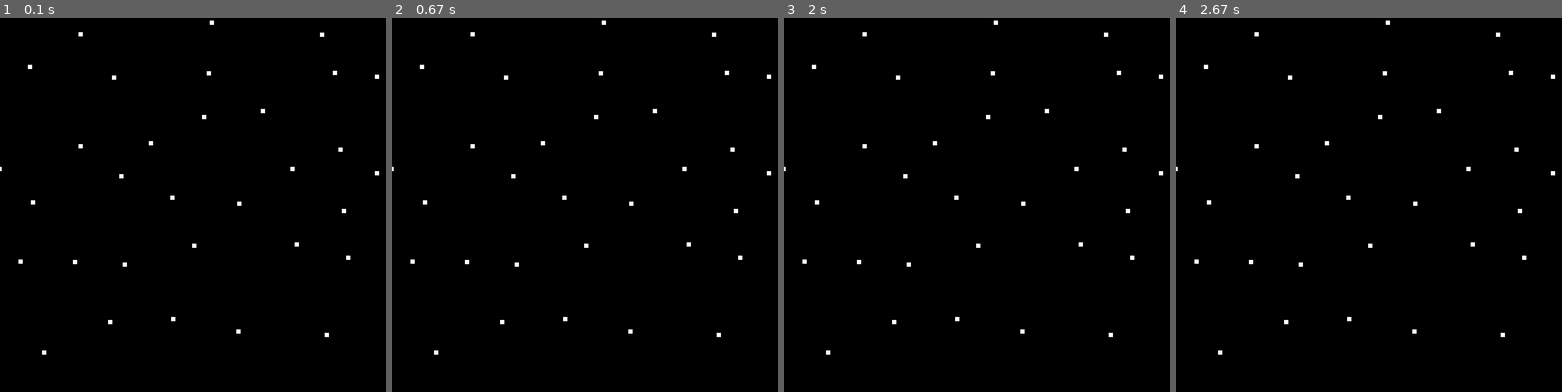
Above: before the commit, frames 1-4 (left to right).
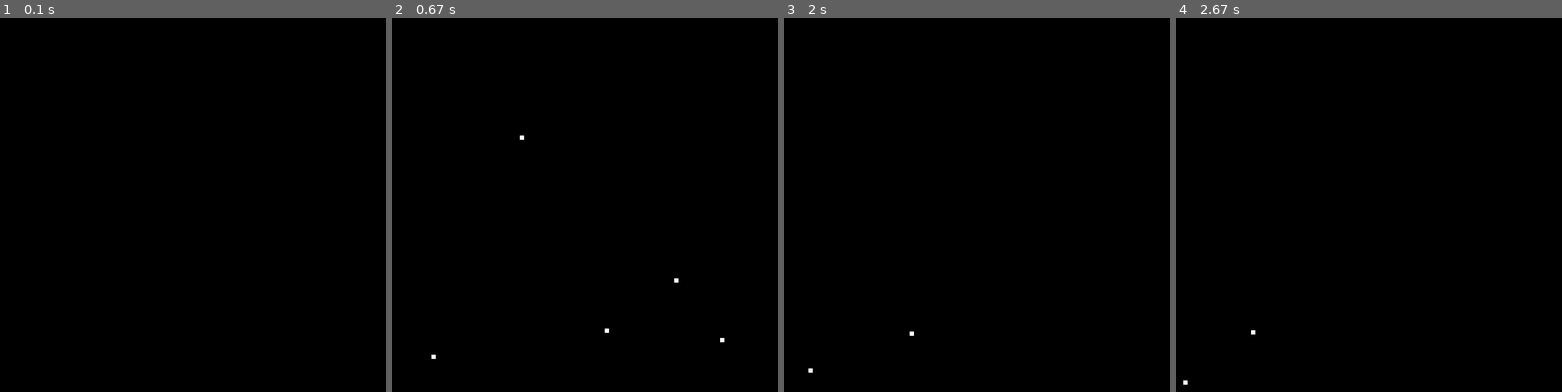
Above: after the commit, the same moments.

Repository: john9francis/molecular-dynamics
Game: pygame game, started from pygame_main.py
Same seed, same stepped clock (60 frames per second), same inputs: the game is played once before the commit and once after it.
Inputs:
- Up to frame 1 (0.1 s): no input
- Up to frame 2 (0.67 s): no input
- Up to frame 3 (2 s): no input
- Up to frame 4 (2.67 s): no input

The runs differ from the first frame. In frame 1, 0.4% of the frame differs, in the area x 0-99%, y 0-91%; in frame 2, 0.5%, in the area x 0-99%, y 0-92%; in frame 3, 0.4%; in frame 4, 0.4%.

Commit message:
Got movement by using the 'update' method and the verlet method. next step is apply periodic boundary conditions

Diff:
--- a/particle_world.py
+++ b/particle_world.py
@@ -21,8 +21,8 @@
     self.previous_lattice = self.lattice - self.velocities * self.dt
     self.next_lattice = np.empty_like(self.lattice)
 
-    print("Initial velocities:")
-    print(self.velocities)
+    #print("Initial velocities:")
+    #print(self.velocities)
 
 
 
@@ -132,6 +132,8 @@
     force on that particle from the other particles
     returns a vector of [force_x, force_y]
     '''
+    # set the maximum r, above this, force = 0
+    rcut = 3
 
     # check for errors
     if particle_indx > len(self.lattice):
@@ -171,6 +173,11 @@
       distance = pos - particle_pos
 
       r = np.sqrt(distance[0]**2 + distance[1]**2)
+
+      # skip if the r is too big
+      if r > rcut:
+        continue
+
       direction = distance / r
 
       force = self.lennard_jones_force(r) * direction
@@ -178,6 +185,19 @@
       total_force = total_force + force
 
     return total_force
+
+
+  def calculate_force_array(self, pos_array):
+    '''
+    Returns an array of all the forces
+    '''
+    all_force_list = []
+
+    for i in range(len(pos_array)):
+      new_f = self.calculate_net_force(pos_array, i, self.width)
+      all_force_list.append(new_f)
+
+    return np.array(all_force_list)
 
 
 
@@ -197,4 +217,10 @@
     '''
     Updates positions based on the verlet method
     '''
-    pass
+    f = self.calculate_force_array(self.lattice)
+    self.next_lattice = 2 * self.lattice - self.previous_lattice + f * self.dt
+    # self.next_lattice = self.enforce_periodic_boundary_conditions(self.next_lattice, )
+
+    # finally, reset the lattice variable
+    self.previous_lattice = np.copy(self.lattice)
+    self.lattice = np.copy(self.next_lattice)
--- a/pygame_main.py
+++ b/pygame_main.py
@@ -1,5 +1,6 @@
 # a main file that runs an animation with pygame
 
+import time
 import pygame
 from particle_world import ParticleWorld
 
@@ -7,7 +8,6 @@
 
   # set up our own stuff
   p_world = ParticleWorld(36)
-  p_world.plot_lattice()
   scale = 100
   offset = 10
 
@@ -42,6 +42,8 @@
     for p in p_world.lattice:
       pygame.draw.rect(screen, WHITE, (p[0] * scale + offset, p[1] * scale + offset, 10, 10))
 
+    p_world.update()
+    time.sleep(.2)
 
     # Update the display
     pygame.display.flip()
